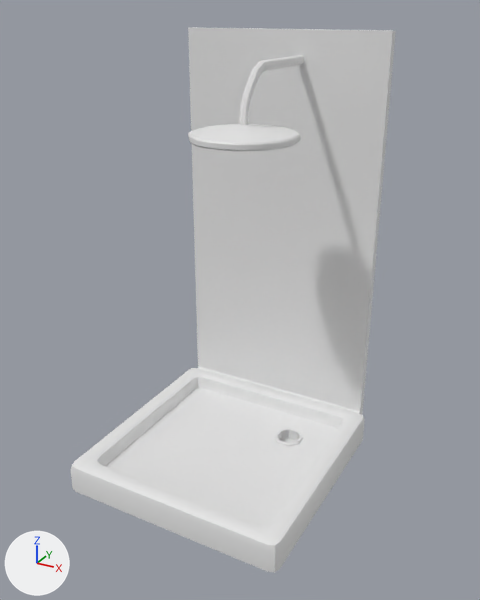
The FBX model Assets/Art/Furniture/obj_shower_1x1.FBX, before and after one commit.
Camera for both pictures: a camera (50 mm lens) standing at (1.068, -1.831, 1.61) and looking at (0.06, 0.002, 0.694). Every picture has the same lights, and +X, +Y and +Z are marked at lower left. Vertices at the same position are counted once.

The first picture shows 'obj_shower_1x1'.
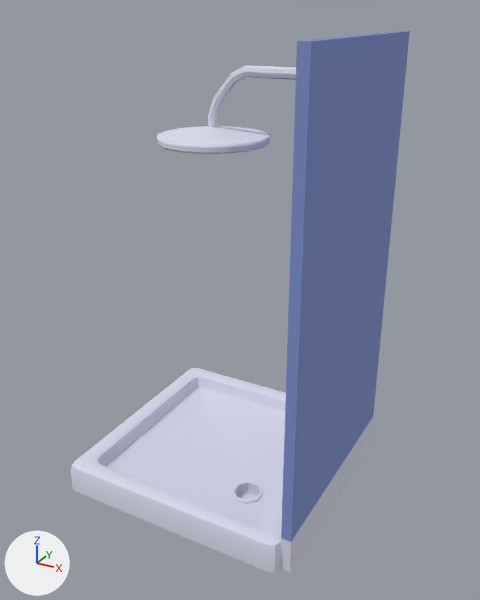
Location of each change, [x1, y1, x2, y2] in pixels of the pictures (480 x 600 px):
'obj_shower_1x1', recoloured, surface changed, turned: before [70, 27, 396, 573]; after [70, 31, 410, 573]

Patch to the scene script:
```diff
--- a/Assets/Art/Furniture/obj_shower_1x1.FBX.py
+++ b/Assets/Art/Furniture/obj_shower_1x1.FBX.py
@@ img_tex_furniture_jpg @@
+img_tex_furniture_jpg = load_image('tex_furniture.jpg', 'tex_furniture.jpg', 64, 64, 'sRGB')
@@ mat_material__36 @@
+mat_material__36 = principled_material('Material #36')
+mat_material__36.texture = img_tex_furniture_jpg
+mat_material__36.roughness = 0.859
@@ me_mesh @@
 me_mesh.from_pydata(...)  # 327 vertices, 634 faces; spans x -1.87..1.87, y -1.87..2.02, z 0.0..7.84
 # used by ob_obj_shower_1x1; location = (0.0, 0.0, 0.0); scale = (0.224, 0.224, 0.197)
+# me_mesh part 1: texture (UV) coordinates of 634 of 634 faces, centred in x -1.87..1.87, y -1.87..2.02, z 0.0..7.84, changed; they spanned u -0.45..1.31, v -0.73..1.89 and now span u 0.7..0.99, v 0.36..0.97
+me_mesh.materials.append(mat_material__36)  # picture img_tex_furniture_jpg
@@ ob_obj_shower_1x1 @@
 ob_obj_shower_1x1.location = (0.0, 0.0, 0.0)
+ob_obj_shower_1x1.rotation_euler = (0.0, 0.0, -1.571)  # degrees (0, 0, -90)
 ob_obj_shower_1x1.scale = (0.224, 0.224, 0.197)
```
